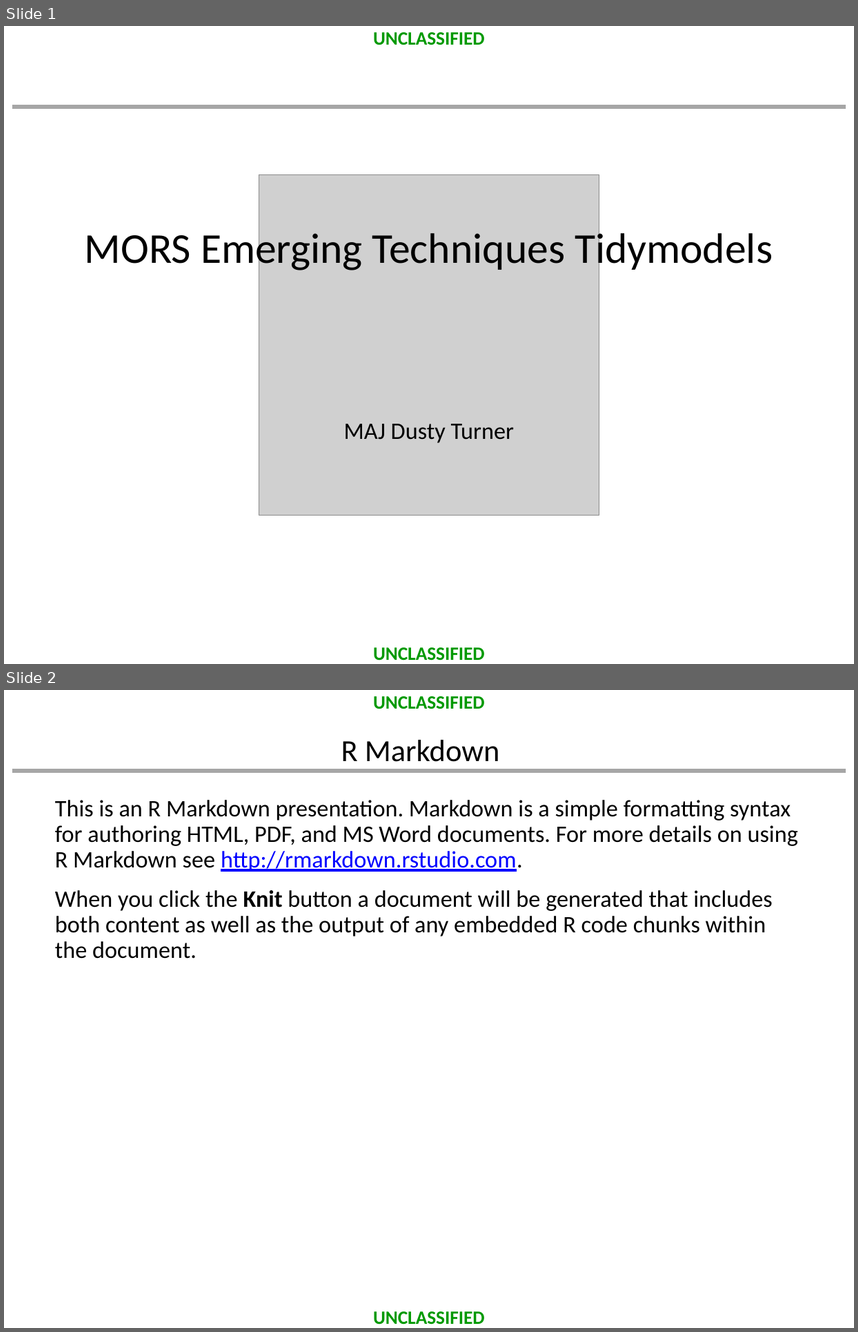
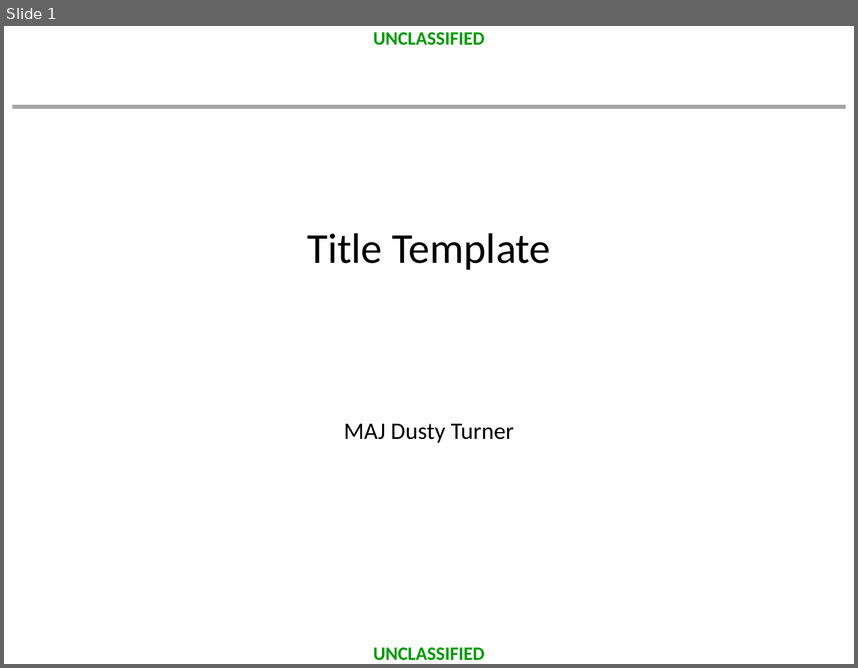
Before and after one commit to dusty-turner/MORSEmergingTechniques2019, a slide deck: template.pptx. Shown one above the other, each under a label of ours: slides 1 and 2 before the commit, slide 1 after it. The pictures are 858x1332 and 858x668 pixels, drawn with LibreOffice and Linux fonts; fonts in the diff are those of the drawing; grey boxes stand for pictures; background and template pictures are left out. Boxes give left, top, right and bottom in pixels: in the first picture for what was removed or moved away, otherwise in the second. Text is boxed around its words. In the diff, an @@ line names an element or a change of style, - is before the commit and + after.

Commit message:
updated template and ppt presentation from work

```diff
--- a/template.pptx
+++ b/template.pptx
@@ slide 2 removed at (4,690,854,1328), background #FFFFFF; not listed: 3 template elements that a slide beside it also shows @@
@@ title removed at (341,740,500,762) @@
-R Markdown
@@ text removed at (55,800,798,958) @@
-This is an R Markdown presentation. Markdown is a simple formatting syntax for authoring HTML, PDF, and MS Word documents. For more details on using R Markdown see http://rmarkdown.rstudio.com.
-When you click the Knit button a document will be generated that includes both content as well as the output of any embedded R code chunks within the document.
@@ slide 1 changed as well @@
@@ picture removed at (259,175,599,515) @@
@@ title at (307,233,550,270): text changed @@
-MORS Emerging Techniques Tidymodels
+Title Template
```
Also in this commit, not shown: 3 slides added, 3 other slides removed, 1 other file.
